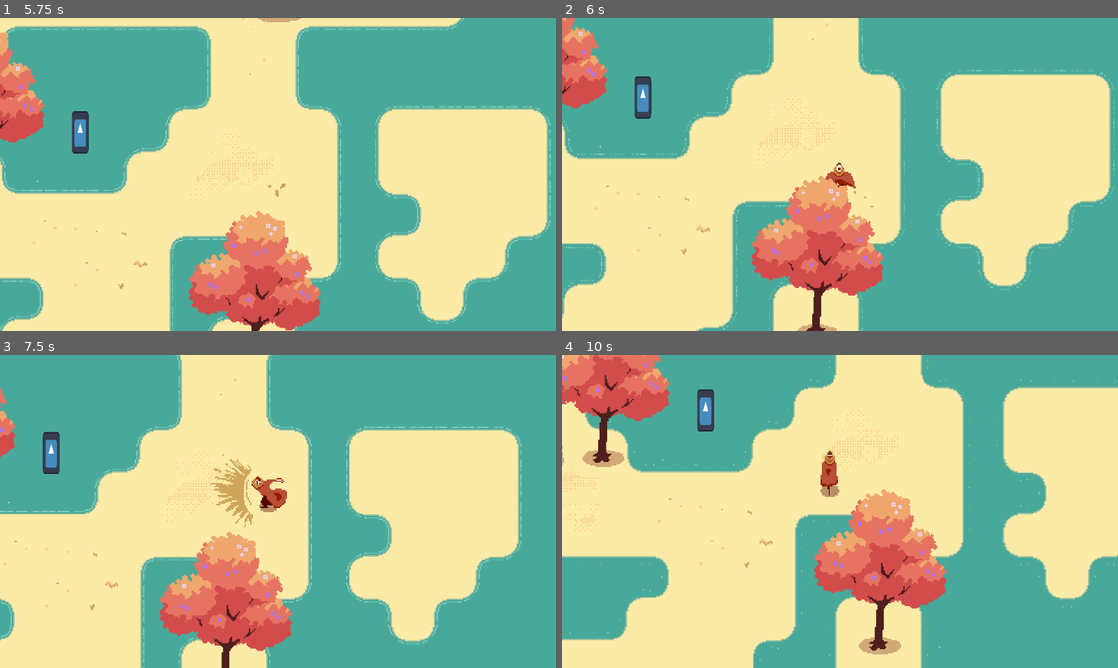
Above: before the commit, frames 1-4 (two rows, left to right).
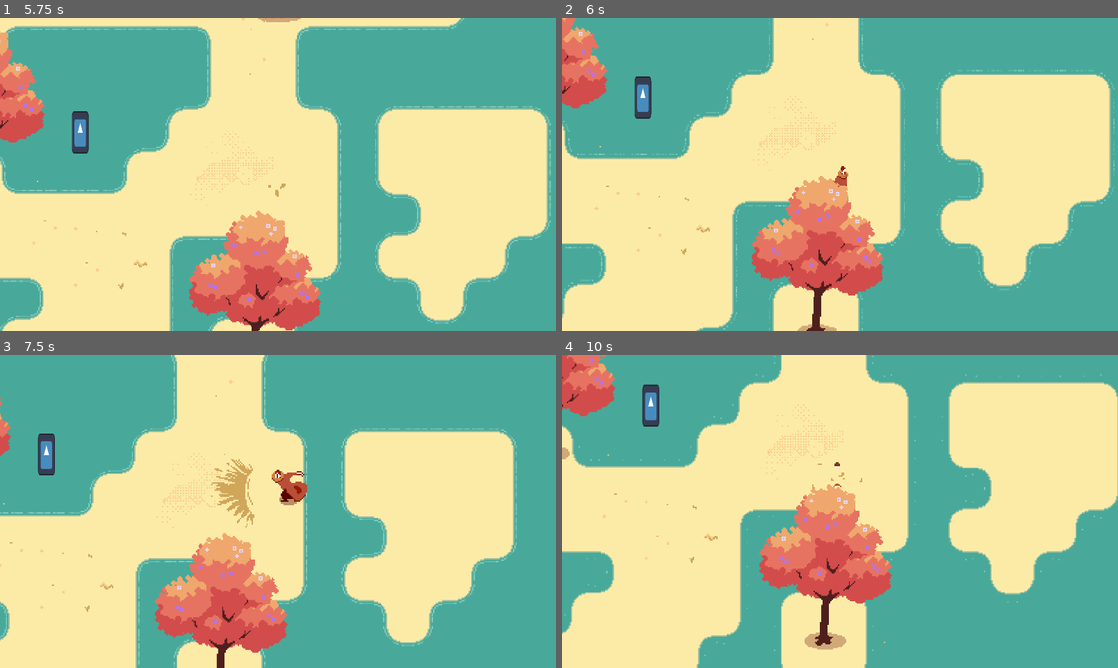
Above: after the commit, the same moments.

Repository: Lukko-Digital/Sift
Game: Godot game, scene res://scenes/main.tscn
Same seed, same stepped clock (60 frames per second), same inputs: the game is played once before the commit and once after it. The engine's default icon, where the game draws it, is replaced by a stand-in: a white triangle on a blue panel in a dark square.
Inputs (mouse positions are in pixels of both pictures, inside the frame that each line leads up to):
- Up to frame 1 (5.75 s): move the mouse to (400, 158) at 0.52 s; hold D (right) 0.53-1.28 s; tap Space (dash) at 0.6, 1.55, 2.1, 3.05, 3.6, 4.55, 5.1 s; move the mouse to (166, 190) at 1.27 s; hold S (down) 1.28-2.03 s; click (166, 190) at 1.35 s; move the mouse to (333, 105) at 2.02 s; hold D (right) 2.03-2.78 s; move the mouse to (250, 237) at 2.77 s; hold W (up) 2.78-3.53 s; tap E (interact) at 2.85 s; move the mouse to (444, 221) at 3.52 s; hold A (left) 3.53-5.03 s; move the mouse to (111, 127) at 4.27 s; click (111, 127) at 4.35 s; move the mouse to (305, 174) at 5.02 s; hold S (down) from 5.03 s (still down)
- Up to frame 2 (6 s): move the mouse to (756, 96) at 5.77 s; release S (down) at 5.78 s; hold D (right) from 5.78 s (still down); tap E (interact) at 5.85 s
- Up to frame 3 (7.5 s): tap Space (dash) at 6.05, 6.6 s; move the mouse to (400, 495) at 6.52 s; release D (right) at 6.53 s; hold W (up) 6.53-7.28 s; move the mouse to (166, 527) at 7.27 s; hold D (right) from 7.28 s (still down); click (166, 527) at 7.35 s
- Up to frame 4 (10 s): tap Space (dash) at 7.55, 8.1, 9.05, 9.6 s; move the mouse to (895, 442) at 8.02 s; release D (right) at 8.03 s; hold S (down) 8.03-8.78 s; move the mouse to (812, 574) at 8.77 s; hold A (left) 8.78-9.53 s; tap E (interact) at 8.85 s; move the mouse to (1006, 558) at 9.52 s; hold W (up) from 9.53 s (still down)

Frame 1 is identical in both runs. In frame 2, 0.2% of the frame differs, in the area x 47-56%, y 46-61%; in frame 3, 9.5%; in frame 4, 43%, in the area x 0-100%, y 0-100%.

Commit message:
dash end animation direction follows input

Diff:
--- a/scenes/player.tscn
+++ b/scenes/player.tscn
@@ -730,14 +730,14 @@
 radius = 1.0
 
 [node name="player" type="CharacterBody2D"]
-collision_mask = 6
+collision_mask = 70
 script = ExtResource("1_81117")
 
 [node name="Sprite2D" type="Sprite2D" parent="."]
 position = Vector2(0, -6)
 texture = ExtResource("2_hpmy3")
 hframes = 187
-frame = 27
+frame = 37
 
 [node name="AnimationPlayer" type="AnimationPlayer" parent="Sprite2D"]
 libraries = {
--- a/scripts/player/sand_dash.gd
+++ b/scripts/player/sand_dash.gd
@@ -52,7 +52,7 @@
 	#Recast dash
 	if (Input.is_action_just_pressed("dash") or buffer_stop) and parent_state.dash_timer.time_left > END_FRAMES:
 		if parent_state.dash_timer.time_left < time - START_FRAMES:
-			animation_tree["parameters/SandDash/" + str(dig_direction) + "/playback"].travel("end")
+			end_animation()
 			parent_state.dash_timer.start(END_FRAMES)
 
 		elif parent_state.dash_timer.time_left < time - START_LAG:
@@ -62,12 +62,12 @@
 	elif shore_checker.is_colliding() and parent_state.dash_timer.time_left > END_FRAMES:
 		character.velocity = (shore_checker.get_collision_point() - shore_checker.global_position) * 1.8
 		stopped = true
-		animation_tree["parameters/SandDash/" + str(dig_direction) + "/playback"].travel("end")
+		end_animation()
 		parent_state.dash_timer.start(END_FRAMES)
 
 	#Entering end frames
 	elif abs(parent_state.dash_timer.time_left - END_FRAMES) <= 0.01:
-		animation_tree["parameters/SandDash/" + str(dig_direction) + "/playback"].travel("end")
+		end_animation()
 
 	#End of start frames
 	elif abs(time - START_FRAMES - parent_state.dash_timer.time_left) <= 0.01:
@@ -82,3 +82,23 @@
 		character.velocity = character.velocity.move_toward(direction * dash_end_speed, character.RUN_ACCEL*delta)
 
 	character.move_and_slide()
+
+func end_animation():
+	var direction = Vector2(
+		Input.get_axis("left", "right"), Input.get_axis("up", "down")
+	).normalized()
+
+	if abs(direction.x) > abs(direction.y):
+		animation_tree["parameters/SandDash/blend_position"] = Vector2(direction.x / abs(direction.x), 0)
+		if direction.x > 0:
+			dig_direction = 3
+		else:
+			dig_direction = 0
+	else:
+		animation_tree["parameters/SandDash/blend_position"] = Vector2(0, direction.y / abs(direction.y) + 0.1)
+		if direction.y > 0:
+			dig_direction = 1
+		else:
+			dig_direction = 2
+
+	animation_tree["parameters/SandDash/" + str(dig_direction) + "/playback"].travel("end")
--- a/scripts/player/states/run.gd
+++ b/scripts/player/states/run.gd
@@ -1,7 +1,5 @@
 class_name Run
 extends State
-
-#TODO: bug that we are still it run state if both A and D or W and S are pressed so we arent moving
 
 func enter():
 	animation_tree["parameters/playback"].travel("Walk")
--- a/scripts/player/states/sand_attack.gd
+++ b/scripts/player/states/sand_attack.gd
@@ -15,7 +15,7 @@
 
 	animation_tree["parameters/playback"].travel("SandAttack")
 
-	direction = get_global_mouse_position() - character.global_position
+	direction = (get_global_mouse_position() - character.global_position).normalized()
 	var anim_name: String
 
 	if abs(direction.x) > abs(direction.y):
@@ -32,13 +32,12 @@
 			anim_name = "up"
 
 	var instance = sand_attack_scene.instantiate()
-	instance.start(global_position + Vector2(0, -12), anim_name)
+	instance.start(global_position + Vector2(0, -12) - direction * 5, anim_name)
 	get_tree().root.add_child(instance)
 
 func handle_physics(delta):
 	if time - timer.time_left > START_LAG and timer.time_left > END_LAG:
-		print(1)
-		character.velocity = direction.normalized() * character.RUN_SPEED * 1.5
+		character.velocity = -direction.normalized() * character.RUN_SPEED * 1.5
 	else:
 		character.velocity = Vector2.ZERO
 
